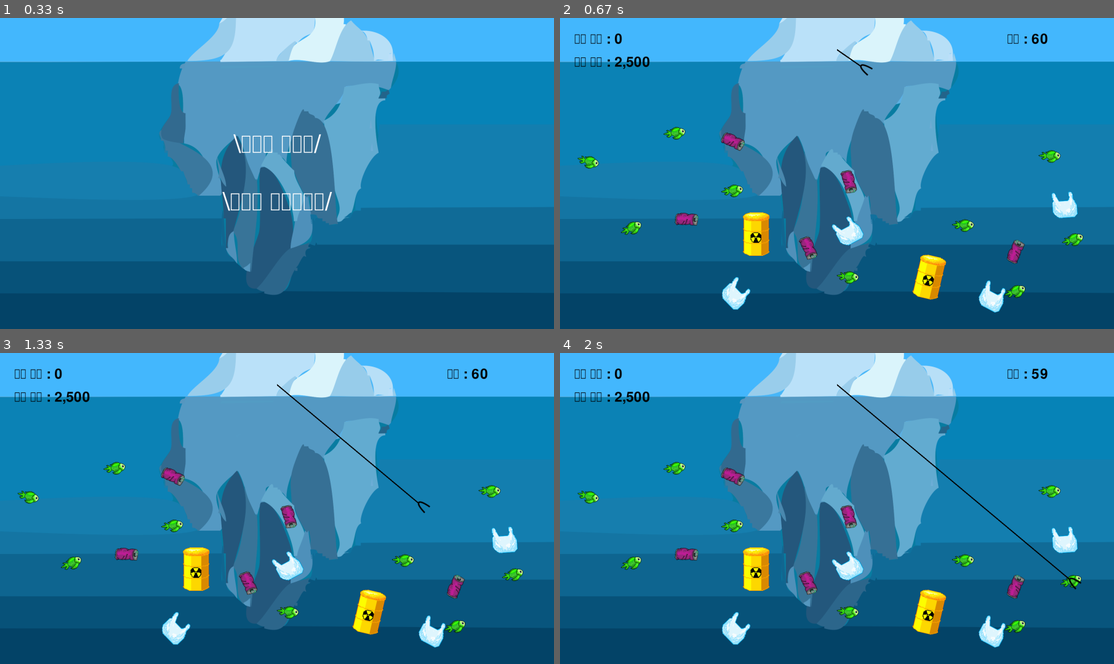
Above: before the commit, frames 1-4 (two rows, left to right).
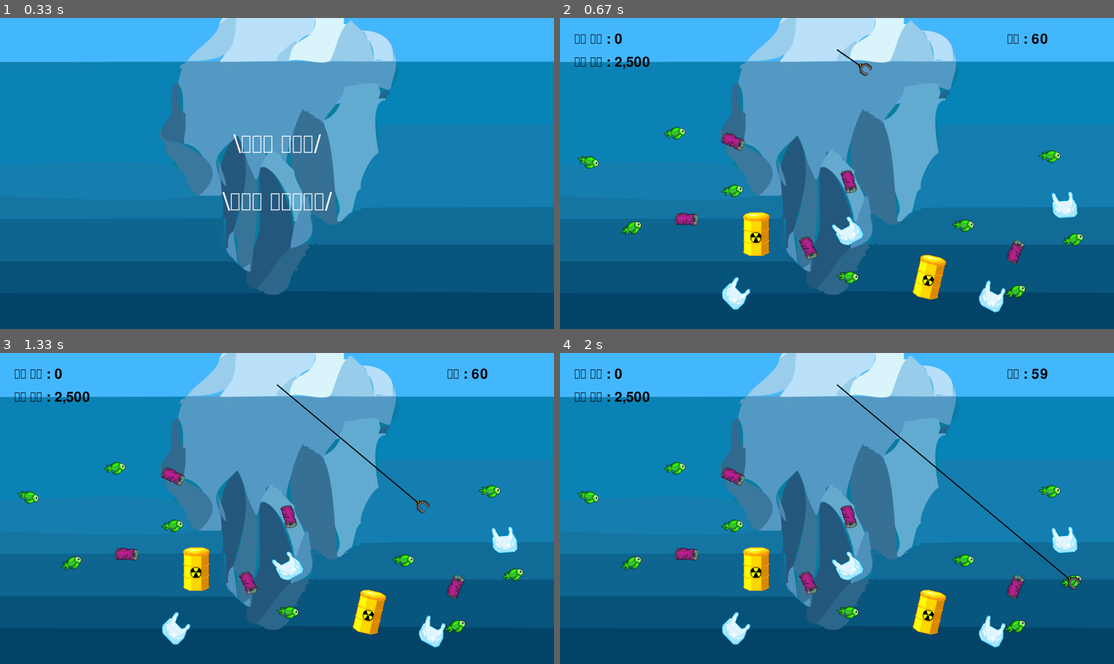
Above: after the commit, the same moments.

Repository: SeoMinKey/python-example
Game: pygame game, started from GoldMinerWorkspace/13_setup.py
The game is run twice, just before and just after one commit, with the same random seed, the same clock (stepped at 60 frames per second) and the same inputs.
Inputs:
- Up to frame 1 (0.33 s): no input
- Up to frame 2 (0.67 s): tap Space at 0.33 s
- Up to frame 3 (1.33 s): tap Space at 0.73, 1.03, 1.23 s
- Up to frame 4 (2 s): tap Space at 1.57, 1.87 s

Frame 1 is identical in both runs. In frame 2, less than 0.1% of the frame differs, in the area x 53-57%, y 14-19%; in frame 3, less than 0.1%; in frame 4, less than 0.1%.

Commit message:
GoldMinerWorkspace

Diff:
--- a/GoldMinerWorkspace/13_setup copy.py
+++ /dev/null
@@ -1,291 +0,0 @@
-# 보석을 다양하게 넣어서 게임 완성하기
-import os
-import math
-import pygame
-import random
-import serial
-
-# 집게 클래스
-class Claw(pygame.sprite.Sprite):
-    def __init__(self, image, position):
-        super().__init__()
-        self.image = image
-        self.original_image = image
-        self.rect = image.get_rect(center=position)
-
-        self.offset = pygame.math.Vector2(default_offset_x_claw, 0)
-        self.position = position
-
-        self.direction = LEFT # 집게의 이동 방향
-        self.angle_speed = 2.5 # 집게의 각도 변경 폭 (좌우 이동 속도)
-        self.angle = 10 # 최초 각도 정의 (오른쪽 끝)
-
-    def update(self, to_x):
-        if self.direction == LEFT: # 왼쪽 방향으로 이동하고 있다면
-            self.angle += self.angle_speed # 이동 속도만큼 각도 증가
-        elif self.direction == RIGHT: # 오른쪽 방향으로 이동하고 있다면
-            self.angle -= self.angle_speed
-
-        # 만약에 허용 각도 범위를 벗어나면?
-        if self.angle > 170:
-            self.angle = 170
-            self.set_direction(RIGHT)
-        elif self.angle < 10:
-            self.angle = 10
-            self.set_direction(LEFT)
-
-        self.offset.x += to_x
-        self.rotate() # 회전 처리
-
-    def rotate(self):
-        self.image = pygame.transform.rotozoom(self.original_image, -self.angle, 1) # 회전 대상 이미지, 회전 각도, 이미지 크기(scale)
-        offset_rotated = self.offset.rotate(self.angle)
-        self.rect = self.image.get_rect(center=self.position+offset_rotated)
-
-    def set_direction(self, direction):
-        self.direction = direction
-
-    def draw(self, screen):
-        screen.blit(self.image, self.rect)
-        pygame.draw.line(screen, BLACK, self.position, self.rect.center, 5) # 직선 그리기
-
-    def set_init_state(self):
-        self.offset.x = default_offset_x_claw
-        self.angle = 10
-        self.direction = LEFT
-
-# 보석 클래스
-class Gemstone(pygame.sprite.Sprite):
-    def __init__(self, image, position, price, speed):
-        super().__init__()
-        self.image = image
-        self.rect = image.get_rect(center=position)
-        self.price = price
-        self.speed = speed
-
-    def set_position(self, position, angle):
-        r = self.rect.size[0] // 2 # 동그라미 이미지 기준으로 반지름
-        rad_angle = math.radians(angle) # 각도
-        to_x = r * math.cos(rad_angle) # 삼각형의 밑변
-        to_y = r * math.sin(rad_angle) # 삼각형의 높이
-        self.rect.center = (position[0] + to_x, position[1] + to_y)
-
-def setup_gemstone():
-    small_gold_price, small_gold_speed = 300, 10
-    big_gold_price, big_gold_speed = 600, 8
-    stone_price, stone_speed = 100, 15
-    diamond_price, diamond_speed = -10, 17
-
-    big_gold_spot = [(300, 550), (680, 750), (1280, 900), (1580, 650)]
-    diamond_spot = [(100, 500), (400, 400), (600, 600), (250, 730), (440, 850), (870, 640), (1000, 900), (1280, 550), (1400, 720), (1580, 950), (1700, 480), (1780, 770)]
-    stone_spot = [(180, 900), (440, 700), (600, 430), (860, 800), (1000, 570), (1200, 680), (1420, 500), (1580, 810)]
-    small_gold_spot = [(120, 700), (610, 960), (1000, 740), (1500, 970), (1750, 650)]
-
-    # 작은 금
-    random.shuffle(small_gold_spot)
-    for i in range(0, 4):
-        gemstone_group.add(Gemstone(pygame.transform.rotozoom(gemstone_images[0], random.randrange(-80, 80), 1), small_gold_spot[i], small_gold_price, small_gold_speed)) # 그룹에 추가
-
-    # 큰 금
-    random.shuffle(big_gold_spot)
-    for i in range(0, 2):
-        gemstone_group.add(Gemstone(pygame.transform.rotozoom(gemstone_images[1], random.randrange(-20, 20), 1), big_gold_spot[i], big_gold_price, big_gold_speed))
-
-    # 돌
-    random.shuffle(stone_spot)
-    for i in range(0, 5):
-        gemstone_group.add(Gemstone(pygame.transform.rotozoom(gemstone_images[2], random.randrange(-90, 90), 1), stone_spot[i], stone_price, stone_speed))
-
-    # 다이아몬드
-    random.shuffle(diamond_spot)
-    for i in range(0, 9):
-        gemstone_group.add(Gemstone(pygame.transform.rotozoom(gemstone_images[3], random.randrange(-70, -20), 1), diamond_spot[i], diamond_price, diamond_speed))
-
-def update_score(score):
-    global curr_score
-    curr_score += score
-
-def display_score():
-    game_font = pygame.font.Font(text_font, 70)
-    txt_curr_score = game_font.render(f"현재 점수 : {curr_score:,}", True, BLACK)
-    screen.blit(txt_curr_score, (50, 50))
-
-    game_font = pygame.font.Font(text_font, 70)
-    txt_goal_score = game_font.render(f"목표 점수 : {goal_score:,}", True, BLACK)
-    screen.blit(txt_goal_score, (50, 130))
-
-def display_time(time):
-    game_font = pygame.font.Font(text_font, 70)
-    txt_timer = game_font.render(f"시간 : {time}", True, BLACK)
-    screen.blit(txt_timer, (screen_width - 370, 50))
-
-def display_game_text(text, line):
-    game_font = pygame.font.Font(text_font, 130) # 큰 폰트
-    txt_game_over = game_font.render(text, True, WHITE)
-    rect_game_over = txt_game_over.get_rect(center=(int(screen_width / 2), int(screen_height / 2) + line)) # 화면 중앙에 표시
-    screen.blit(txt_game_over, rect_game_over)
-
-def game_set():
-    global curr_score, to_x, start_ticks, caught_gemstone, claw
-    curr_score = 0
-    to_x = 0
-    caught_gemstone = None
-    gemstone_group.empty()
-    setup_gemstone()
-    claw.set_init_state()
-    start_ticks = pygame.time.get_ticks()
-
-pygame.init()
-screen_width = 1920
-screen_height = 1080
-screen = pygame.display.set_mode((screen_width, screen_height))
-pygame.display.set_caption("Gold Miner")
-clock = pygame.time.Clock()
-game_font = pygame.font.Font()
-
-# 파이시리얼
-py_serial = serial.Serial(port='/dev/cu.usbserial-120', baudrate=9600,)
-
-# 점수 관련 변수
-goal_score = 2500 # 목표 점수
-curr_score = 0 # 현재 점수
-
-# 게임 오버 관련 변수
-game_result = None # 게임 결과
-total_time = 60 # 총 시간
-start_ticks = pygame.time.get_ticks() # 현재 tick 을 받아옴
-
-# 게임 관련 변수
-default_offset_x_claw = 100 # 중심점으로부터 집게까지의 기본 x 간격
-to_x = 0 # x 좌표 기준으로 집게 이미지를 이동시킬 값 저장 변수
-caught_gemstone = None # 집게를 뻗어서 잡은 보석 정보
-
-# 속도 변수
-move_speed = 30 # 발사할 때 이동 스피드 (x 좌표 기준으로 증가되는 값)
-return_speed = 45 # 아무것도 없이 돌아올 때 이동 스피드
-
-# 방향 변수
-LEFT = -1 # 왼쪽 방향
-STOP = 0 # 이동 방향이 좌우가 아닌 고정인 상태 (집게를 뻗음)
-RIGHT = 1 # 오른쪽 방향
-
-# 색깔 변수
-RED = (255,0,0) # RGB, 빨간색
-BLACK = (0,0,0) # 검은색
-WHITE = (255, 255, 255)
-
-# 배경 이미지 불러오기
-current_path = os.path.dirname(__file__) # 현재 파일의 위치 반환
-background = pygame.image.load(os.path.join(current_path, "background.png"))
-text_font = os.path.join(current_path, "DungGeunMo.ttf")
-
-# 4개 보석 이미지 불러오기 (작은 금, 큰 금, 돌, 다이아몬드)
-gemstone_images = [
-    pygame.image.load(os.path.join(current_path, "small_gold.png")).convert_alpha(), # 작은 금
-    pygame.image.load(os.path.join(current_path, "big_gold.png")).convert_alpha(), # 큰 금
-    pygame.image.load(os.path.join(current_path, "stone.png")).convert_alpha(), # 돌
-    pygame.image.load(os.path.join(current_path, "diamond.png")).convert_alpha()] # 다이아몬드
-
-# 보석 그룹
-gemstone_group = pygame.sprite.Group()
-setup_gemstone() # 게임에 원하는 만큼의 보석을 정의
-
-# 집게
-claw_image = pygame.image.load(os.path.join(current_path, "claw.png")).convert_alpha()
-claw = Claw(claw_image, (screen_width // 2, 110)) # 가로위치는 화면 가로 크기 기준으로 절반, 세로위치는 위에서 110 px
-
-game = True
-while game:
-    start = True
-    while start:
-        screen.blit(background, (0, 0))
-        display_game_text('\바다를 지켜라/', -100)
-        display_game_text('\청소년 지구방위대/', 100)
-
-        for event in pygame.event.get():
-            if event.type == pygame.QUIT:
-                start = False
-                game = False
-
-        if py_serial.readable():
-            if py_serial.readline() == '+':
-                start = False
-
-        # if event.type == pygame.KEYDOWN: # 스페이스 버튼 누를 때 집게를 뻗음
-        #     if event.key == pygame.K_SPACE:
-        #         start = False
-
-        pygame.display.update()
-
-    game_set()
-
-    if not game:
-        break
-
-    running = True
-    while running:
-        clock.tick(30) # FPS 값이 30 으로 고정
-
-        for event in pygame.event.get():
-            if event.type == pygame.QUIT:
-                running = False
-                game = False
-
-            if event.type == pygame.KEYDOWN: # 스페이스 누를 때 집게를 뻗음
-                if event.key == pygame.K_SPACE:
-                    claw.set_direction(STOP) # 좌우 멈춤
-                    to_x = move_speed # move_speed 만큼 빠르게 쭉 뻗음
-
-        if claw.rect.left < 0 or claw.rect.right > screen_width or claw.rect.bottom > screen_height:
-            to_x = -return_speed
-
-        if claw.offset.x < default_offset_x_claw: # 원위치에 오면
-            to_x = 0
-            claw.set_init_state() # 처음 상태로 되돌림
-
-            if caught_gemstone: # 잡힌 보석이 있다면
-                update_score(caught_gemstone.price) # 점수 업데이트 처리 (나중에)
-                gemstone_group.remove(caught_gemstone) # 그룹에서 잡힌 보석 제외
-                caught_gemstone = None
-
-        if not caught_gemstone: # 잡힌 보석이 없다면 충돌 체크
-            for gemstone in gemstone_group:
-                # if claw.rect.colliderect(gemstone.rect): # 직사각형 기준으로 충돌 처리
-                if pygame.sprite.collide_mask(claw, gemstone): # 투명 영역은 제외하고 실제 이미지 영역에 대해 충돌 처리
-                    caught_gemstone = gemstone # 잡힌 보석
-                    to_x = -gemstone.speed # 잡힌 보석의 속도에 - 한 값을 이동 속도로 설정
-                    print(claw.offset.x,  default_offset_x_claw)
-                    break
-
-        if caught_gemstone:
-            caught_gemstone.set_position(claw.rect.center, claw.angle)
-
-        screen.blit(background, (0, 0))
-
-        gemstone_group.draw(screen) # 그룹 내 모든 스프라이트를 screen 에 그림
-        claw.update(to_x)
-        claw.draw(screen)
-
-        # 점수 정보를 보여줌
-        display_score()
-
-        # 시간 계산
-        # 1234 -> 1.234 -> 1
-        elapsed_time = (pygame.time.get_ticks() - start_ticks) / 1000  # ms -> s
-        display_time(total_time - int(elapsed_time)) # 시간 표시
-
-        # 만약에 시간이 0 이하이면 게임 종료
-        if total_time - int(elapsed_time) <= 0:
-            running = False
-            if curr_score >= goal_score:
-                game_result = "Mission Complete"
-            else:
-                game_result = "Game Over"
-            # 게임 종료 메시지 표시
-            display_game_text(game_result, 0)
-            pygame.display.update()
-            pygame.time.delay(2000) # 2초 정도 대기 후 종료
-
-        pygame.display.update()
-
-pygame.quit()
--- a/GoldMinerWorkspace/13_setup.py
+++ b/GoldMinerWorkspace/13_setup.py
@@ -45,8 +45,8 @@
         self.direction = direction
 
     def draw(self, screen):
+        pygame.draw.line(screen, BLACK, self.position, self.rect.center, 5) # 직선 그리기
         screen.blit(self.image, self.rect)
-        pygame.draw.line(screen, BLACK, self.position, self.rect.center, 5) # 직선 그리기
 
     def set_init_state(self):
         self.offset.x = default_offset_x_claw
Binary file changed: GoldMinerWorkspace/claw.png
